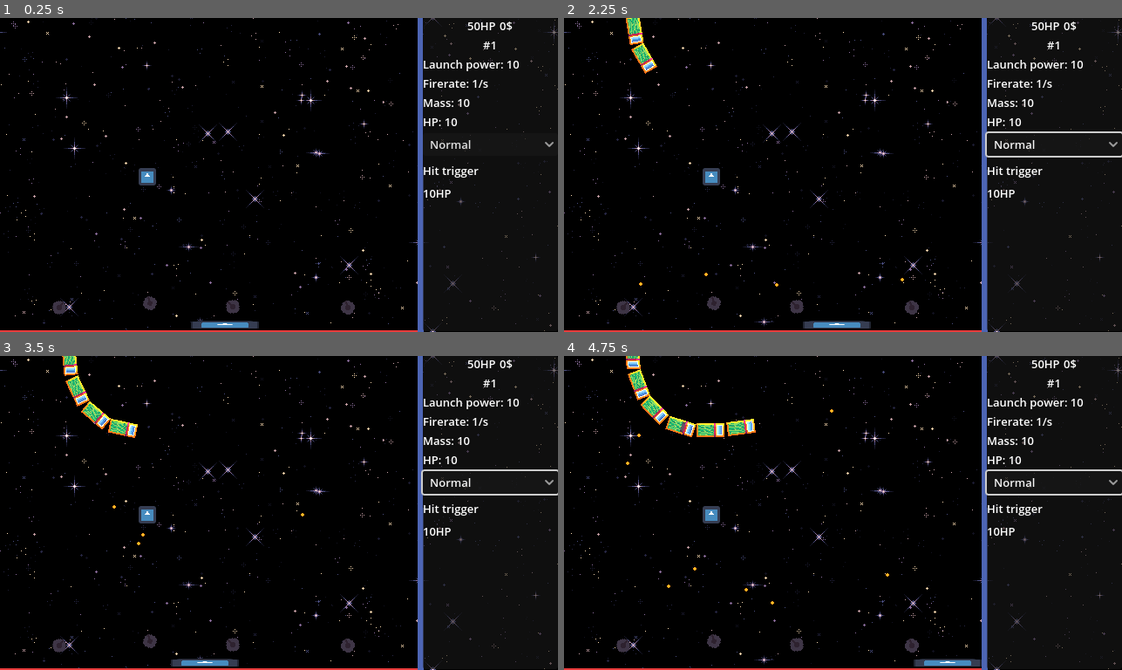
Above: before the commit, frames 1-4 (two rows, left to right).
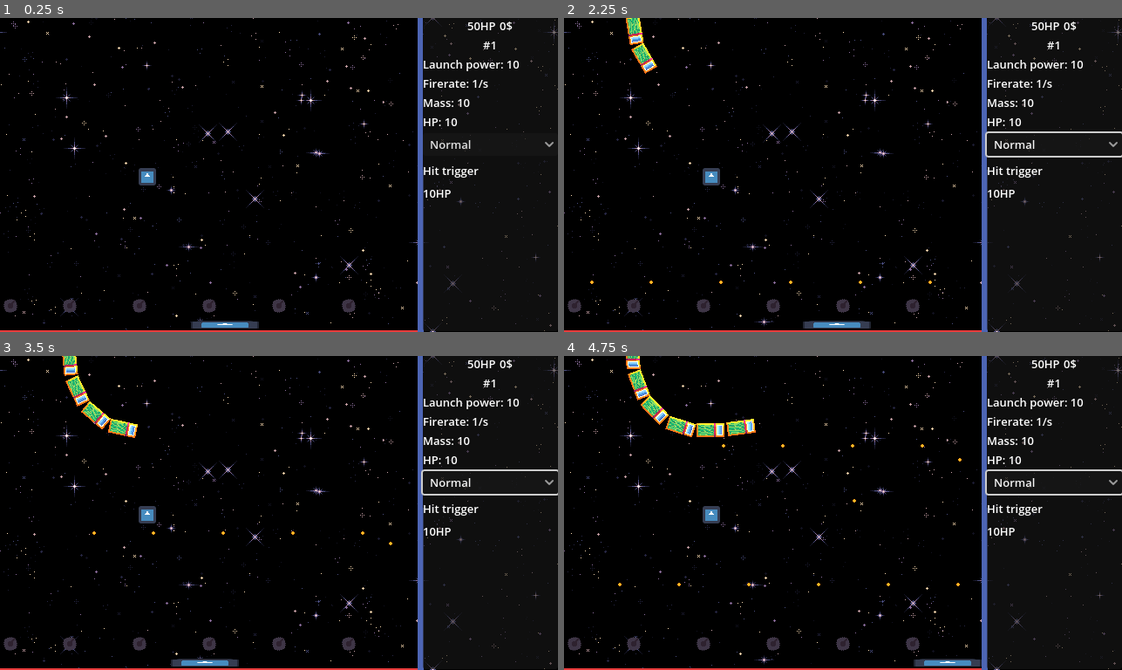
Above: after the commit, the same moments.

Repository: xefensor/tower-breakout
Game: Godot game, scene res://game.tscn
Same seed, same stepped clock (60 frames per second), same inputs: the game is played once before the commit and once after it. The engine's default icon, where the game draws it, is replaced by a stand-in: a white triangle on a blue panel in a dark square.
Inputs (mouse positions are in pixels of both pictures, inside the frame that each line leads up to):
- Up to frame 1 (0.25 s): no input
- Up to frame 2 (2.25 s): click "Normal" at 0.5 s; click "Normal" at 1.25 s; move the mouse to (625, 306) at 2.02 s; press the mouse at (625, 306) at 2.03 s; hold D (paddle_right) from 2.03 s (still down)
- Up to frame 3 (3.5 s): move the mouse to (150, 641) at 2.77 s; release D (paddle_right) at 2.78 s; release the mouse at (150, 641) at 2.78 s; hold A (paddle_left) from 2.78 s (still down); click (150, 641) at 2.85 s
- Up to frame 4 (4.75 s): move the mouse to (909, 644) at 3.52 s; release A (paddle_left) at 3.53 s; press the mouse at (909, 644) at 3.53 s; hold D (paddle_right) from 3.53 s (still down); move the mouse to (798, 644) at 4.27 s; release the mouse at (798, 644) at 4.28 s; click (798, 644) at 4.35 s

The runs differ from the first frame. In frame 1, 0.7% of the frame differs, in the area x 0-64%, y 88-95%; in frame 2, 0.7%; in frame 3, 0.7%; in frame 4, 0.8%, in the area x 0-72%, y 16-95%.

Commit message:
Add calculating towers positions

Diff:
--- a/levels/test_level_01.tscn
+++ b/levels/test_level_01.tscn
@@ -300,24 +300,12 @@
 
 [node name="Towers" type="Node" parent="." node_paths=PackedStringArray("towers")]
 script = ExtResource("20_b6vke")
-towers = [NodePath("Tower"), NodePath("Tower2"), NodePath("Tower3"), NodePath("Tower4")]
+towers = [NodePath("Tower")]
 metadata/_custom_type_script = "uid://dpkopqxq8y2uy"
 
-[node name="Tower" parent="Towers" instance=ExtResource("11_o3776")]
-position = Vector2(-252, 152)
+[node name="Tower" parent="Towers" groups=["towers"] instance=ExtResource("11_o3776")]
+position = Vector2(-308, 150)
 rotation = -0.925025
-
-[node name="Tower2" parent="Towers" instance=ExtResource("11_o3776")]
-position = Vector2(-148, 147)
-rotation = -1.8326
-
-[node name="Tower3" parent="Towers" instance=ExtResource("11_o3776")]
-position = Vector2(79, 152)
-rotation = -1.90241
-
-[node name="Tower4" parent="Towers" instance=ExtResource("11_o3776")]
-position = Vector2(-53, 151)
-rotation = -2.32129
 
 [node name="DamageableStaticBody2D" type="StaticBody2D" parent="."]
 position = Vector2(-151, 2)
--- a/systems/level.gd
+++ b/systems/level.gd
@@ -5,7 +5,7 @@
 
 static var instance: Level
 
-@export var health: Health
+@export var health: Health = Health.new()
 @export var border: Area2D
 @export var paths: Array[Path2D]
 
--- a/towers/towers.gd
+++ b/towers/towers.gd
@@ -1,7 +1,30 @@
 class_name Towers
 extends Node
 
+@export var max_towers: int = 5
+@export var vertical_position: int = 150
+@export var starting_position: int = -320
+@export var ending_position: int = 160
 @export var towers: Array[Tower]
+
+
+func _ready() -> void:
+	setup_tower_positions()
+
+
+func calulate_towers_spaceing():
+	return (absi(starting_position) + absi(ending_position)) / (max_towers + 1)
+
+
+func setup_tower_positions():
+	var spacing = calulate_towers_spaceing()
+
+	for i in max_towers:
+		var new_tower = $Tower.duplicate()
+		new_tower.position.y = vertical_position
+		new_tower.position.x = starting_position + spacing + spacing * i
+		towers.append(new_tower)
+		add_child(new_tower)
 
 
 func start_towers():
